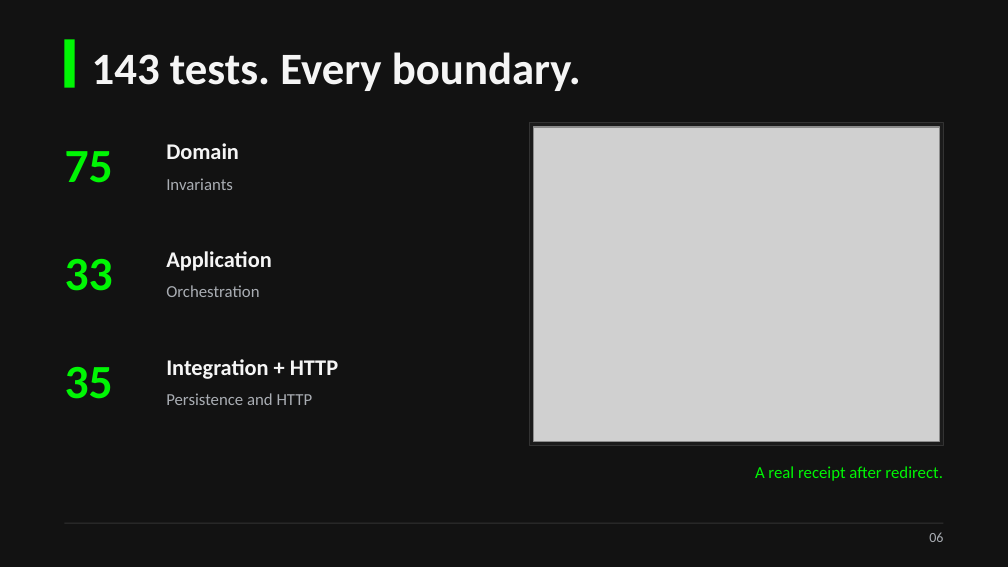
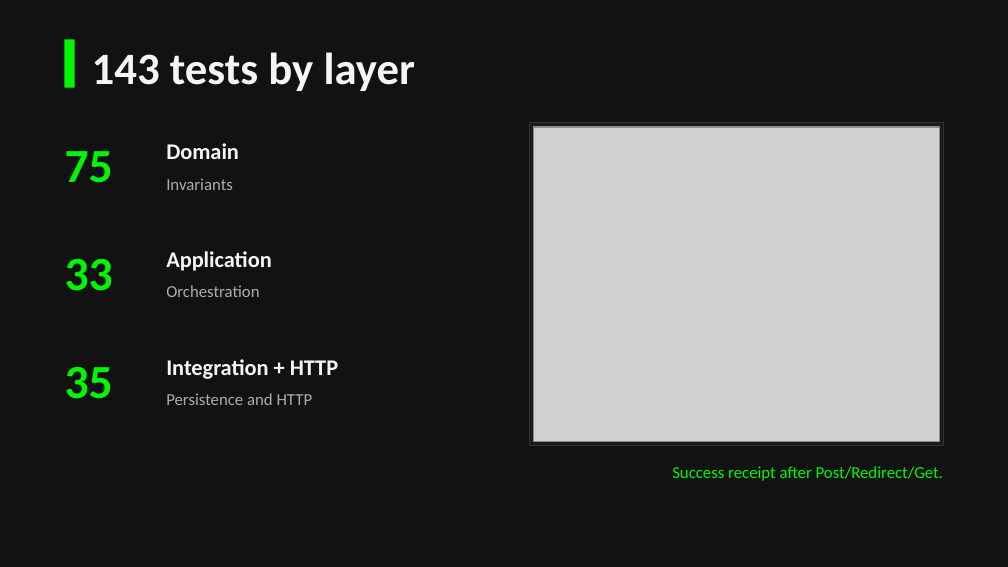
Before and after one commit to johndifini/atm, a slide deck: slide 5 of design/atm-deck.pptx (slide 6 before the commit). Drawn at 1008x567 pixels with LibreOffice and Linux fonts; fonts in the diff are those of the drawing; grey boxes stand for pictures. Boxes give left, top, right and bottom in pixels: in the first picture for what was removed or moved away, otherwise in the second. Text is boxed around its words. In the diff, an @@ line names an element or a change of style, - is before the commit and + after.

```diff
--- a/design/atm-deck.pptx
+++ b/design/atm-deck.pptx
@@ text at (92,52,415,91): text changed @@
-143 tests. Every boundary.
+143 tests by layer
@@ text at (672,466,943,481): text changed @@
-A real receipt after redirect.
+Success receipt after Post/Redirect/Get.
@@ line removed from (65, 523) to (943, 523) @@
@@ text removed at (929,532,943,542) @@
-06
```
Also in this commit, not shown: 4 other slides changed, 1 slide added, 2 slides removed, 2 other files.
